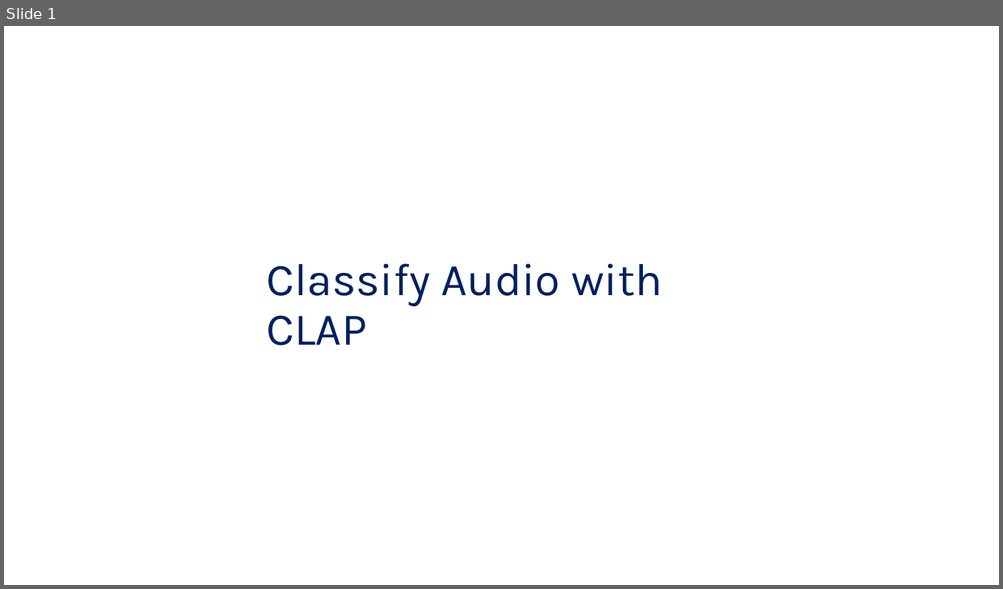
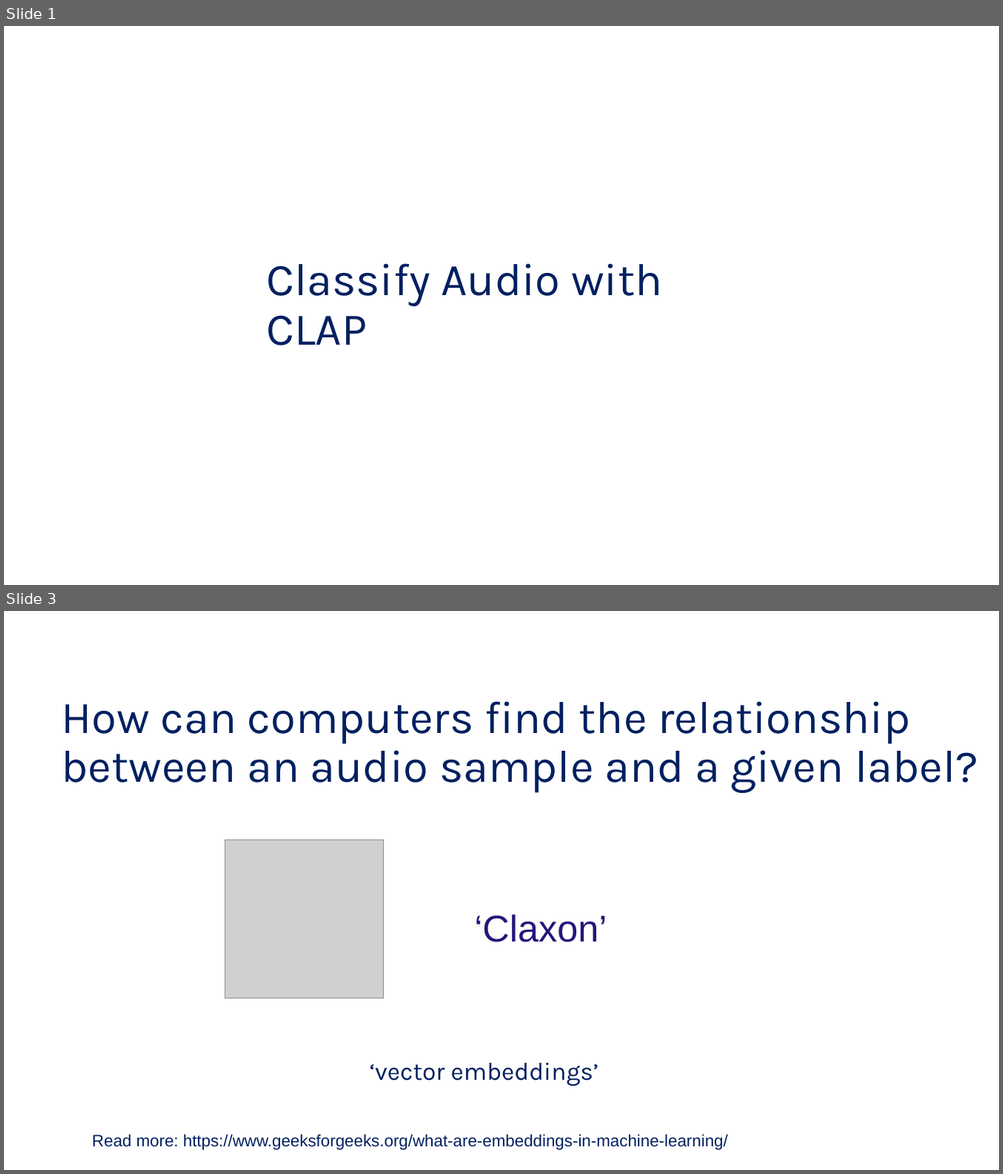
Before and after one commit to MichielBontenbal/run_CLAP, a slide deck: images/CLAP_preso.pptx. Shown one above the other, each under a label of ours: slide 1 before the commit, slides 1 and 3 after it; the slides between them are not shown. The pictures are 1003x589 and 1003x1174 pixels, drawn with LibreOffice and Linux fonts; fonts in the diff are those of the drawing; grey boxes stand for pictures. Boxes give left, top, right and bottom in pixels: in the first picture for what was removed or moved away, otherwise in the second. Text is boxed around its words. In the diff, an @@ line names an element or a change of style, - is before the commit and + after.

```diff
--- a/images/CLAP_preso.pptx
+++ b/images/CLAP_preso.pptx
@@ slide 3 added at <box>4,611,999,1170</box>, background #FFFFFF @@
@@ text added at <box>62,701,978,793</box>, 44 pt, text #002060 @@
+How can computers find the relationship between an audio sample and a given label?
@@ picture added at <box>225,840,383,998</box> @@
@@ text added at <box>474,914,606,943</box>, 36 pt, text #25167A @@
+‘Claxon’
@@ text added at <box>370,1063,599,1087</box>, 24 pt, text #002060 @@
+‘vector embeddings’
@@ text added at <box>92,1134,728,1150</box>, 16 pt, text #002060 @@
+Read more: https://www.geeksforgeeks.org/what-are-embeddings-in-machine-learning/
```
Also in this commit, not shown: 5 slides changed, 1 other file.
